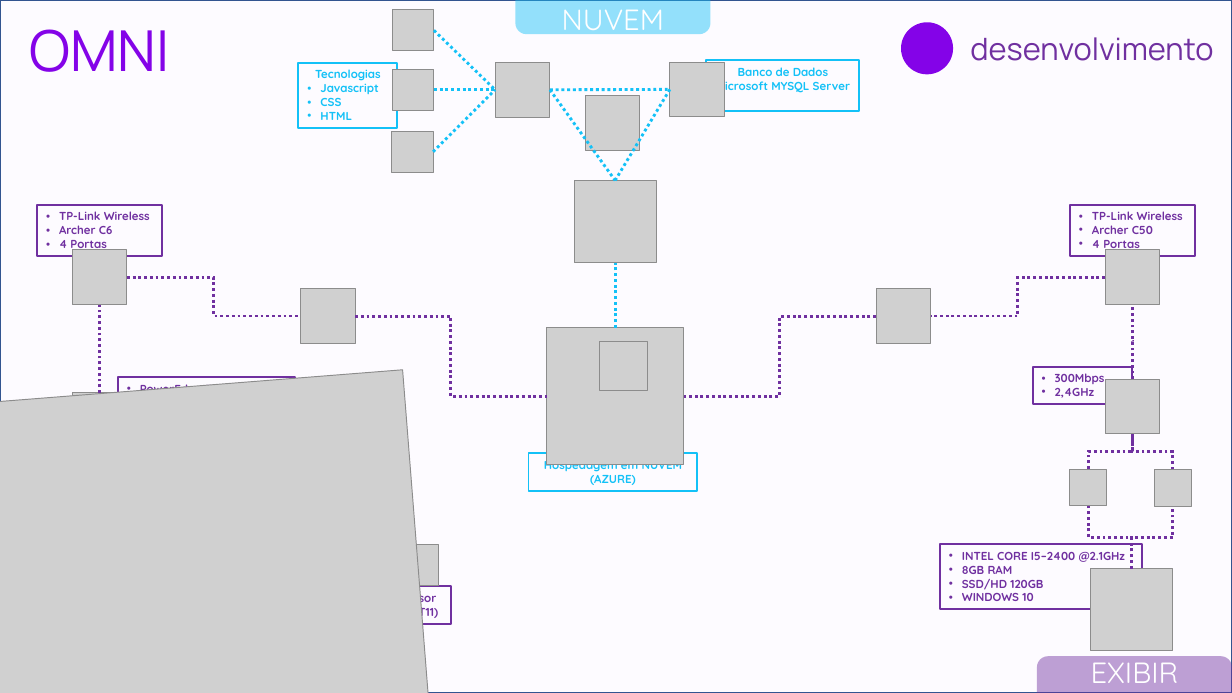
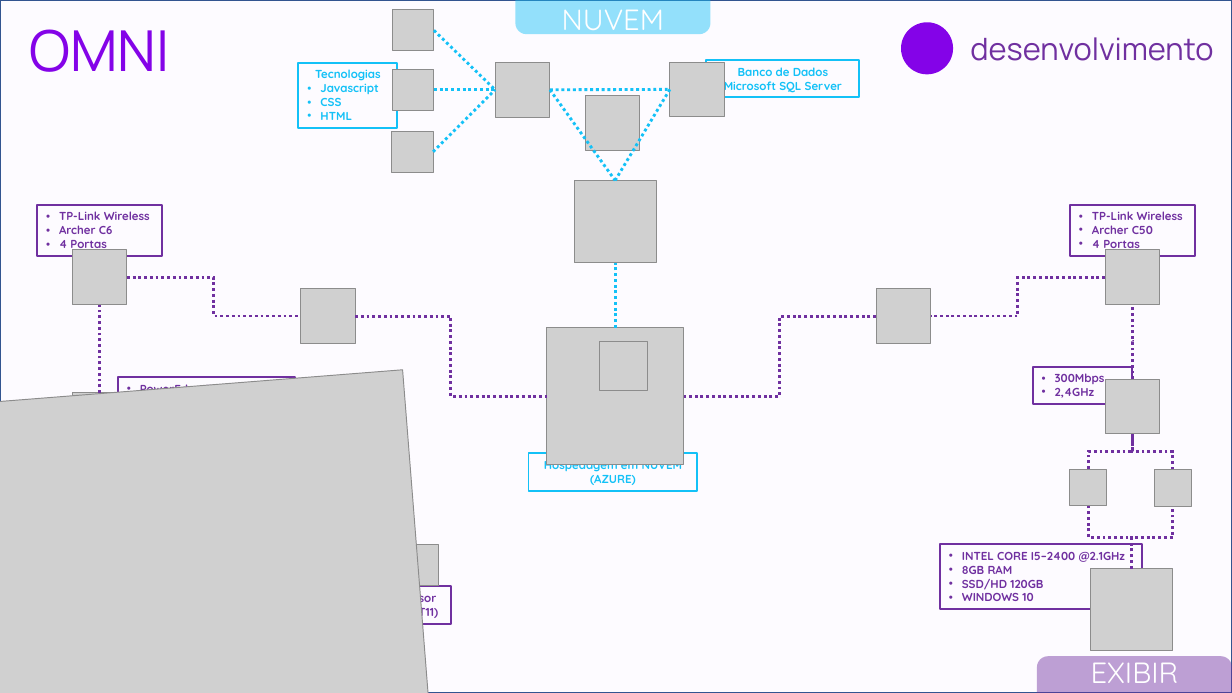
Before and after one commit to 0mni-Solutions/OmniTextil, a slide deck: slide 12 of APRESENTAÇÃO/Sprint 3/Slides.pptx. Drawn at 1232x693 pixels with LibreOffice and Linux fonts; fonts in the diff are those of the drawing; grey boxes stand for pictures. Boxes give left, top, right and bottom in pixels: in the first picture for what was removed or moved away, otherwise in the second. Text is boxed around its words. In the diff, an @@ line names an element or a change of style, - is before the commit and + after.

```diff
--- a/APRESENTAÇÃO/Sprint 3/Slides.pptx
+++ b/APRESENTAÇÃO/Sprint 3/Slides.pptx
@@ rectangle "Banco de Dados": place and size @@
-rectangle "Banco de Dados" at [707, 60, 860, 112]
+rectangle "Banco de Dados" at [707, 60, 860, 97]
@@ text in rectangle at [724, 77, 842, 93]: text changed @@
-Microsoft MYSQL Server
+Microsoft SQL Server
```
Also in this commit, not shown: 3 other slides changed, 2 other files.
